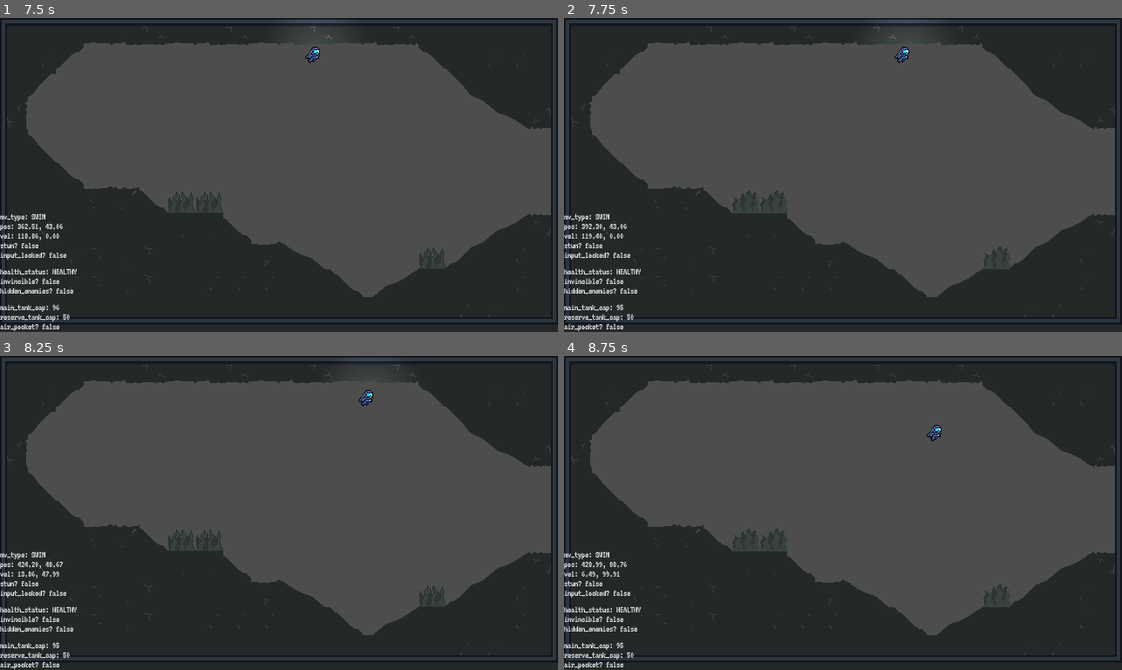
Above: before the commit, frames 1-4 (two rows, left to right).
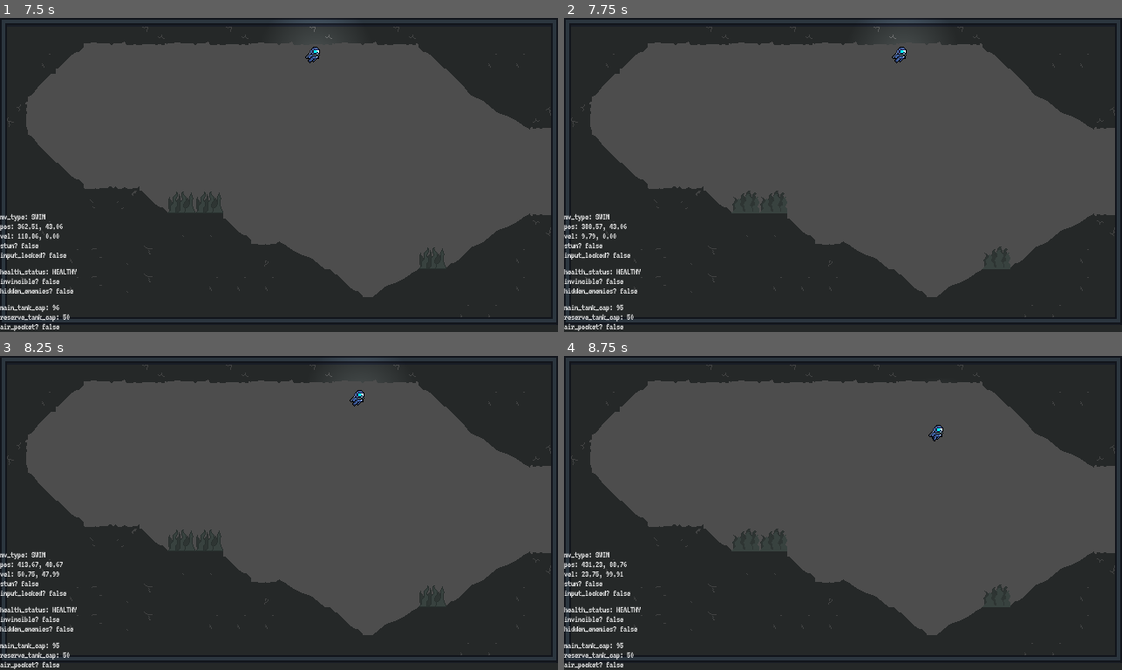
Above: after the commit, the same moments.

Repository: Absolute-Cinema-GameDev/callisto-game
Game: Godot game, scene res://scenes/levels/cave01/level2.tscn
Two runs of this game, one before a commit and one after it. Both use one fixed random seed, a clock stepped at 60 frames per second and the inputs below. This scene is started directly instead of the project's main scene. The engine's default icon, where the game draws it, is replaced by a stand-in: a white triangle on a blue panel in a dark square.
Inputs (mouse positions are in pixels of both pictures, inside the frame that each line leads up to):
- Up to frame 1 (7.5 s): move the mouse to (251, 237) at 0.52 s; hold Space (interact) 0.53-1.28 s; hold W (move_up) 0.53-2.03 s; move the mouse to (446, 222) at 1.27 s; tap Space (interact) at 1.35, 2.85, 3.5, 4.35, 5.85, 7.35 s; move the mouse to (111, 127) at 2.02 s; hold Space (interact) 2.03-2.78 s; hold A (move_left) 2.03-3.53 s; tap Enter at 2.75 s; move the mouse to (306, 175) at 2.77 s; move the mouse to (195, 96) at 3.52 s; hold S (move_down) 3.53-4.28 s; hold Space (interact) 3.53-4.28 s; move the mouse to (401, 159) at 4.27 s; hold D (move_right) 4.28-5.03 s; move the mouse to (167, 190) at 5.02 s; hold W (move_up) 5.03-5.78 s; hold Space (interact) 5.03-5.78 s; move the mouse to (334, 105) at 5.77 s; hold D (move_right) from 5.78 s (still down); move the mouse to (251, 237) at 6.52 s; hold Space (interact) 6.53-7.28 s; move the mouse to (446, 222) at 7.27 s
- Up to frame 2 (7.75 s): keep holding D (move_right)
- Up to frame 3 (8.25 s): move the mouse to (111, 465) at 8.02 s; release D (move_right) at 8.03 s; hold S (move_down) from 8.03 s (still down); hold Space (interact) from 8.03 s (still down)
- Up to frame 4 (8.75 s): keep holding S (move_down); keep holding Space (interact)

Frame 1 is identical in both runs. In frame 2, 0.2% of the frame differs, in the area x 3-62%, y 9-71%; in frame 3, 0.2%, in the area x 3-67%, y 10-71%; in frame 4, 0.2%.
Error in both runs: Invalid call. Nonexistent function 'interact' in base 'TileMapLayer'. (res://scenes/entities/player/player.gd:315)

Commit message:
save progress adding entities to level 2

Diff:
--- a/scenes/levels/cave01/level2.tscn
+++ b/scenes/levels/cave01/level2.tscn
@@ -37,21 +37,21 @@
 [node name="Patrol" type="Node2D" parent="."]
 
 [node name="Patrol1" parent="Patrol" instance=ExtResource("3_61wiq")]
-position = Vector2(-373, 320)
+position = Vector2(1587, -58)
 patrol_corner_1 = Vector2(693, 1004)
 patrol_corner_2 = Vector2(693, 756)
 patrol_corner_3 = Vector2(1228, 756)
 patrol_corner_4 = Vector2(1228, 1004)
 
 [node name="Patrol2" parent="Patrol" instance=ExtResource("3_61wiq")]
-position = Vector2(-297, 257)
+position = Vector2(1278, -67)
 patrol_corner_1 = Vector2(52, 404)
 patrol_corner_2 = Vector2(52, 652)
 patrol_corner_3 = Vector2(588, 652)
 patrol_corner_4 = Vector2(588, 404)
 
 [node name="Patrol3" parent="Patrol" instance=ExtResource("3_61wiq")]
-position = Vector2(907, -132)
+position = Vector2(966, 205)
 patrol_corner_1 = Vector2(693, 299)
 patrol_corner_2 = Vector2(693, 52)
 patrol_corner_3 = Vector2(1228, 52)
@@ -69,13 +69,13 @@
 position = Vector2(240, 208)
 
 [node name="SeaweedBush3" parent="SeaweedBush" instance=ExtResource("4_wl2ii")]
-position = Vector2(564, 1253)
+position = Vector2(836, 305)
 
 [node name="SeaweedBush4" parent="SeaweedBush" instance=ExtResource("4_wl2ii")]
-position = Vector2(637, 1305)
+position = Vector2(855, 305)
 
 [node name="SeaweedBush5" parent="SeaweedBush" instance=ExtResource("4_wl2ii")]
-position = Vector2(379, 1260)
+position = Vector2(816, 305)
 
 [node name="AirPocket" type="Node2D" parent="."]
 
@@ -91,4 +91,7 @@
 [node name="StunRock" type="Node2D" parent="."]
 
 [node name="Stunrock" parent="StunRock" instance=ExtResource("6_x83iy")]
-position = Vector2(776, 193)
+position = Vector2(743, 185)
+
+[node name="Stunrock2" parent="StunRock" instance=ExtResource("6_x83iy")]
+position = Vector2(1045, 162)
Not shown: 1 places in assets/calisto_tileset.tres that only renumber resources
Not shown: 1 places in scenes/levels/cave01/level2.tscn that only renumber resources
